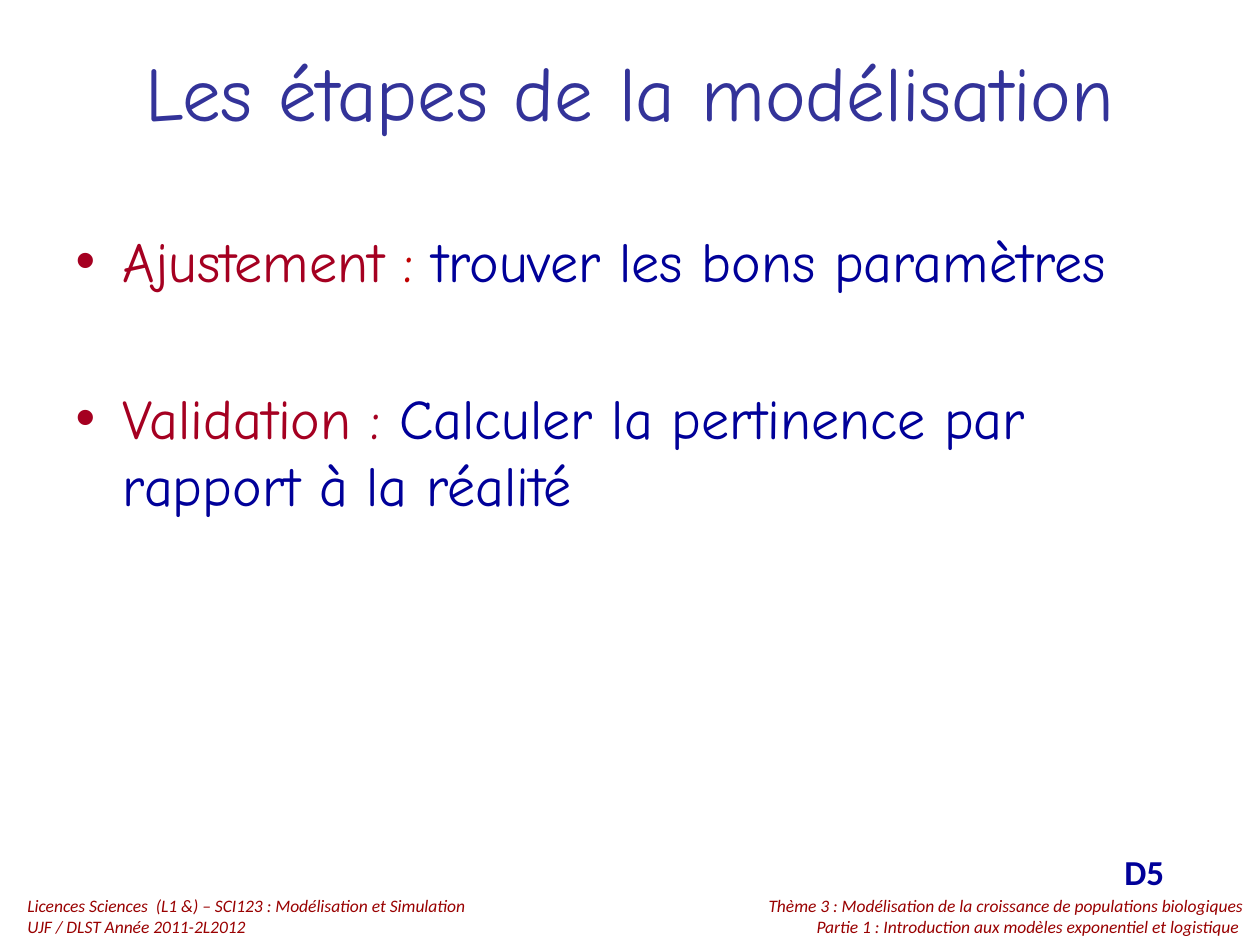
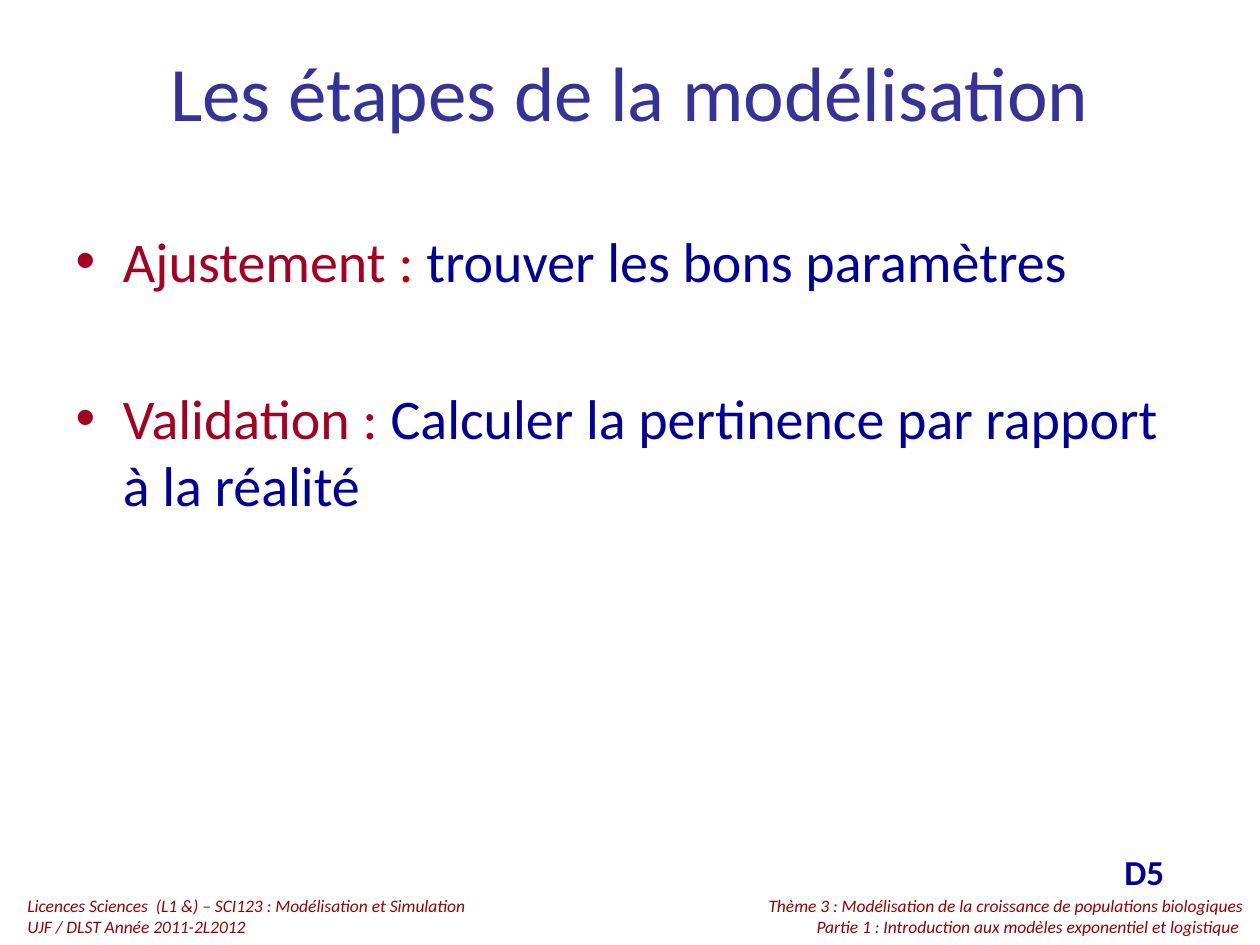
Before and after one commit to cayek/PopulationDynamics, a slide deck: slide 5 of TD/TD1_DynaPops.pptx. Drawn at 1260x945 pixels with LibreOffice and Linux fonts; fonts in the diff are those of the drawing. Boxes give left, top, right and bottom in pixels: in the first picture for what was removed or moved away, otherwise in the second. Text is boxed around its words. In the diff, an @@ line names an element or a change of style, - is before the commit and + after.

```diff
--- a/TD/TD1_DynaPops.pptx
+++ b/TD/TD1_DynaPops.pptx
@@ title "Les étapes de la modélisation" at bbox=[170, 67, 1088, 134]: font Comic Neue to Calibri @@
@@ text "Ajustement : trouver les bons ..." at bbox=[123, 243, 1157, 507]: font Comic Neue to Calibri @@
```
Also in this commit, not shown: 1 other file.
